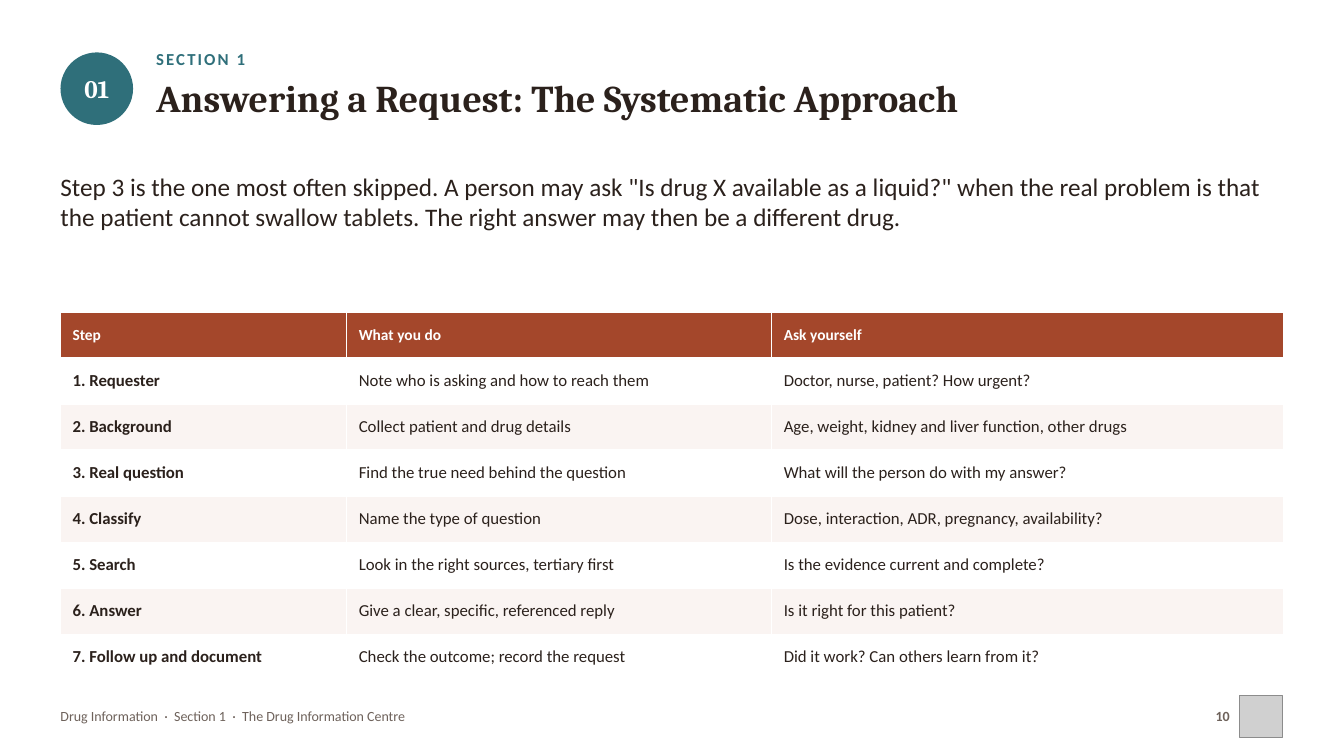
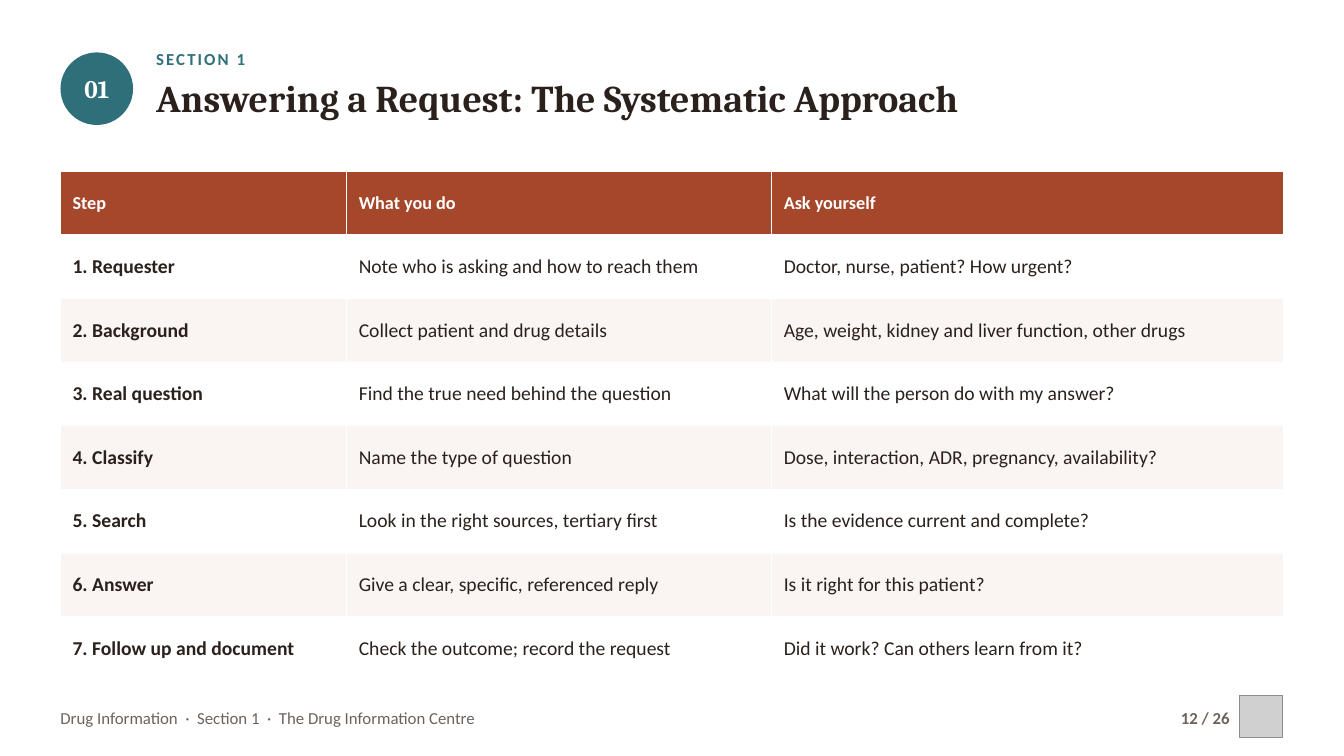
Before and after one commit to drrefaat18-ops/yasser, a slide deck: slide 12 of projects/drug-information-practical/slides/ch01-drug-information-centre.pptx (slide 10 before the commit). Drawn at 1344x756 pixels with LibreOffice and Linux fonts; fonts in the diff are those of the drawing; grey boxes stand for pictures. Boxes give left, top, right and bottom in pixels: in the first picture for what was removed or moved away, otherwise in the second. Text is boxed around its words. In the diff, an @@ line names an element or a change of style, - is before the commit and + after.

```diff
--- a/projects/drug-information-practical/slides/ch01-drug-information-centre.pptx
+++ b/projects/drug-information-practical/slides/ch01-drug-information-centre.pptx
@@ table at [60, 171, 1285, 681] @@
@@ size 11 to 13 pt in "Step", "What you do", "Ask yourself" @@
@@ size 12 to 14 pt @@
@@ table: place and size @@
-table at [60, 313, 1285, 681]
+table at [60, 171, 1285, 681]
@@ text removed at [60, 178, 1260, 231] @@
-Step 3 is the one most often skipped. A person may ask "Is drug X available as a liquid?" when the real problem is that the patient cannot swallow tablets. The right answer may then be a different drug.
@@ text "Drug Information · Section 1 ..." at [60, 712, 475, 727]: size 10 to 12 pt @@
@@ text at [1181, 712, 1230, 724]: text changed; size 10 to 12 pt @@
-10
+12 / 26
```
Also in this commit, not shown: 21 other slides changed, 2 slides added, 14 other files.
